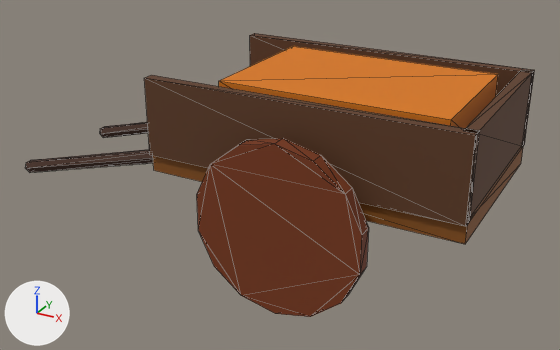
One commit to the glTF model modelos/entorno/carro_madera.glb: the scene before it, then after it.
One viewpoint serves both versions: a 50 mm camera at (1.59, -3.55, 2.14) aimed at (-0.38, 0.03, 0.35). Every picture has the same lights, and +X, +Y and +Z are marked at lower left. The first picture is the older version. Mesh edges are drawn as thin lines. Where no turn or scale is listed for an object, it has been applied to the vertices. Vertices at exactly the same position are counted once.
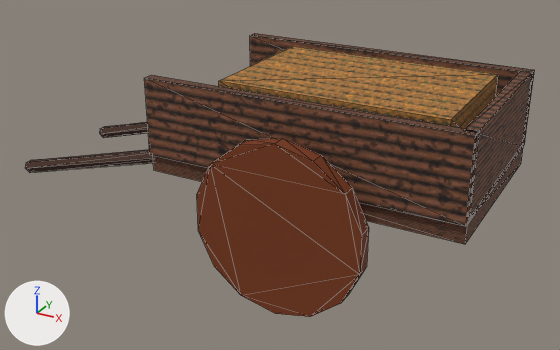
What differs and where, as boxes [x1, y1, x2, y2] in the pictures (560 x 350 px):
'Cube.001', recoloured, surface changed: [144, 76, 480, 226] in both
'Cube.004', recoloured, surface changed (orange to brown): [219, 46, 498, 128] in both
'Cube', recoloured: [153, 146, 523, 244] in both
'Cube.002', recoloured: [250, 33, 535, 148] in both
part 1 of me_cube_001, surface changed: [144, 79, 480, 226] in both

The change, as a list of edits to the scene's bpy script:
```text
Add img_tejado_paja_tile:
    img_tejado_paja_tile = load_image('tejado_paja_tile', '_unpacked/tejado_paja_tile', 128, 128, 'sRGB')
Add img_pared_troncos_tile:
    img_pared_troncos_tile = load_image('pared_troncos_tile', '_unpacked/pared_troncos_tile', 128, 128, 'sRGB')
Add mat_mat_carro_heno:
    mat_mat_carro_heno = principled_material('Mat_Carro_Heno')
    mat_mat_carro_heno.texture = img_tejado_paja_tile
    mat_mat_carro_heno.roughness = 0.9
Add mat_mat_carro_madera:
    mat_mat_carro_madera = principled_material('Mat_Carro_Madera')
    mat_mat_carro_madera.texture = img_pared_troncos_tile
    mat_mat_carro_madera.roughness = 0.85
Change me_cube:
    where me_cube.from_pydata(...)  # 8 vertices, 12 faces; spans x -0.85..0.85, y -0.52..0.52, z -0.06..0.06
    remove me_cube.materials.append(mat_mat_madera_tablas)  # brown #854d0e
    add me_cube.materials.append(mat_mat_carro_madera)  # picture img_pared_troncos_tile
Change me_cube_001:
    where me_cube_001.from_pydata(...)  # 8 vertices, 12 faces; spans x -0.85..0.85, y -0.03..0.03, z -0.21..0.21
    used by ob_cube_001; location = (0.0, -0.52, 0.8)
    remove me_cube_001.materials.append(mat_mat_madera_tronco)  # brown #5c381e
    me_cube_001 part 1: texture (UV) coordinates of 12 of 12 faces, centred in x -0.85..0.85, y -0.03..0.03, z -0.21..0.21, changed; they spanned u 0.12..0.88, v 0.0..1.0 and now span u -0.75..0.75, v -0.25..0.25
    add me_cube_001.materials.append(mat_mat_carro_madera)  # picture img_pared_troncos_tile
Change me_cube_002:
    where me_cube_002.from_pydata(...)  # 8 vertices, 12 faces; spans x -0.85..0.85, y -0.03..0.03, z -0.21..0.21
    remove me_cube_002.materials.append(mat_mat_madera_tronco)  # brown #5c381e
    add me_cube_002.materials.append(mat_mat_carro_madera)  # picture img_pared_troncos_tile
Change me_cube_003:
    where me_cube_003.from_pydata(...)  # 8 vertices, 12 faces; spans x -0.03..0.03, y -0.525..0.525, z -0.21..0.21
    remove me_cube_003.materials.append(mat_mat_madera_tronco)  # brown #5c381e
    add me_cube_003.materials.append(mat_mat_carro_madera)  # picture img_pared_troncos_tile
Change me_cube_004:
    where me_cube_004.from_pydata(...)  # 8 vertices, 12 faces; spans x -0.6..0.6, y -0.4..0.4, z -0.225..0.225
    used by ob_cube_004; location = (0.1, 0.0, 0.78)
    remove me_cube_004.materials.append(mat_mat_paja_dorada)  # orange #d97706
    me_cube_004 part 2: texture (UV) coordinates of 12 of 12 faces, centred in x -0.6..0.6, y -0.4..0.4, z -0.225..0.225, changed; they spanned u 0.12..0.88, v 0.0..1.0 and now span u -0.6..0.6, v -0.4..0.4
    add me_cube_004.materials.append(mat_mat_carro_heno)  # picture img_tejado_paja_tile
```
